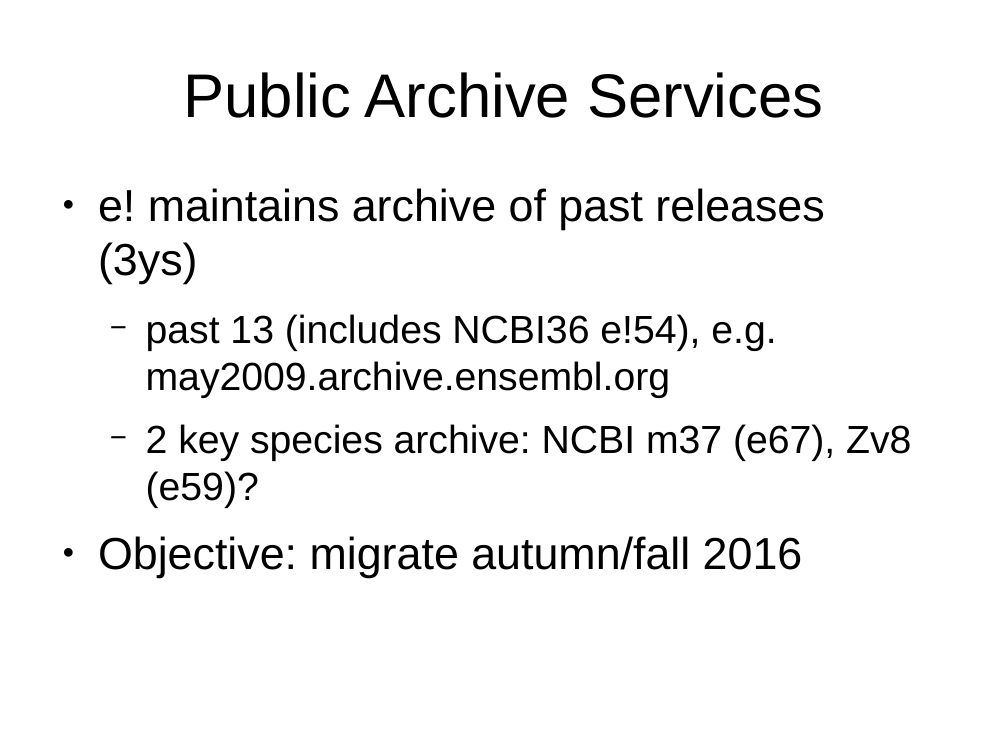
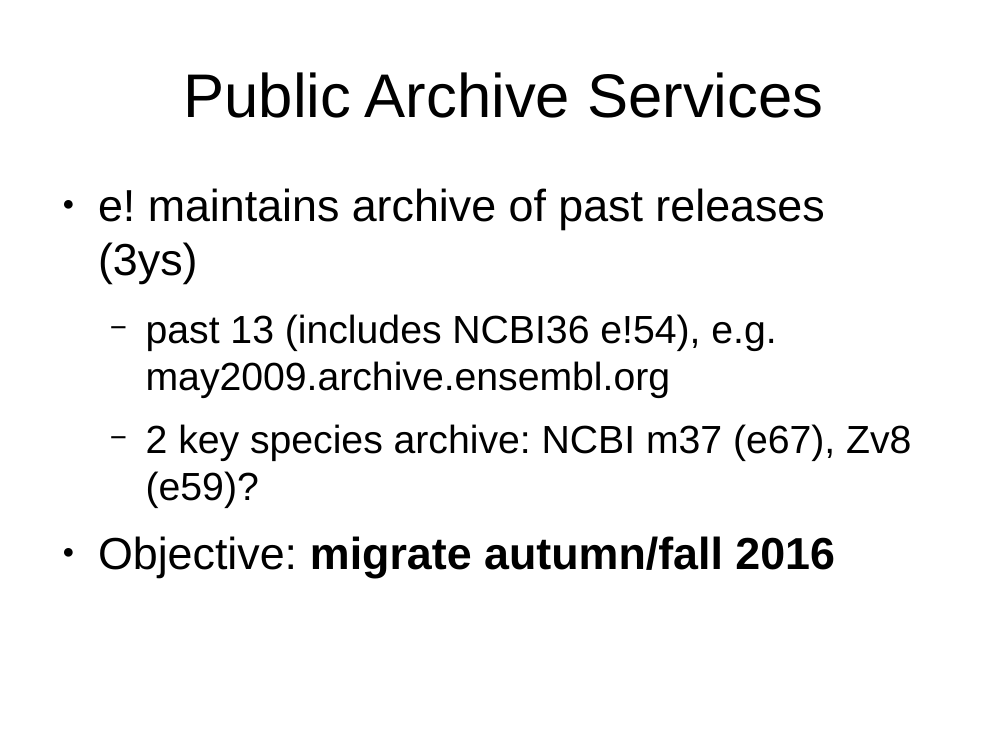
Before and after one commit to avullo/ensembl-migration-pm, a slide deck: slide 14 of data-review-10-16/talk.odp (slide 15 before the commit). Drawn at 1008x756 pixels with LibreOffice and Linux fonts; fonts in the diff are those of the drawing; background and template pictures are left out. Boxes give left, top, right and bottom in pixels: in the first picture for what was removed or moved away, otherwise in the second. Text is boxed around its words. In the diff, an @@ line names an element or a change of style, - is before the commit and + after.

```diff
--- a/data-review-10-16/talk.odp
+++ b/data-review-10-16/talk.odp
@@ text at [98,536,835,578]: bold on in "migrate autumn/fall 2016" @@
```
Also in this commit, not shown: 15 other slides changed, 3 slides added, 3 other files.
